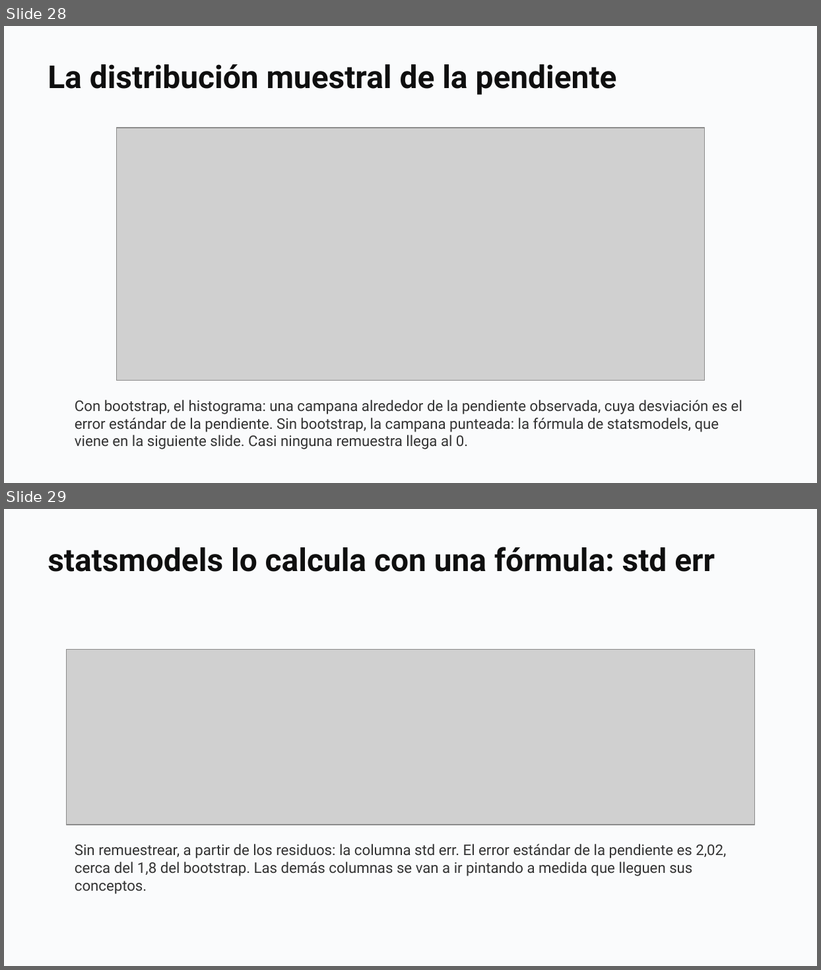
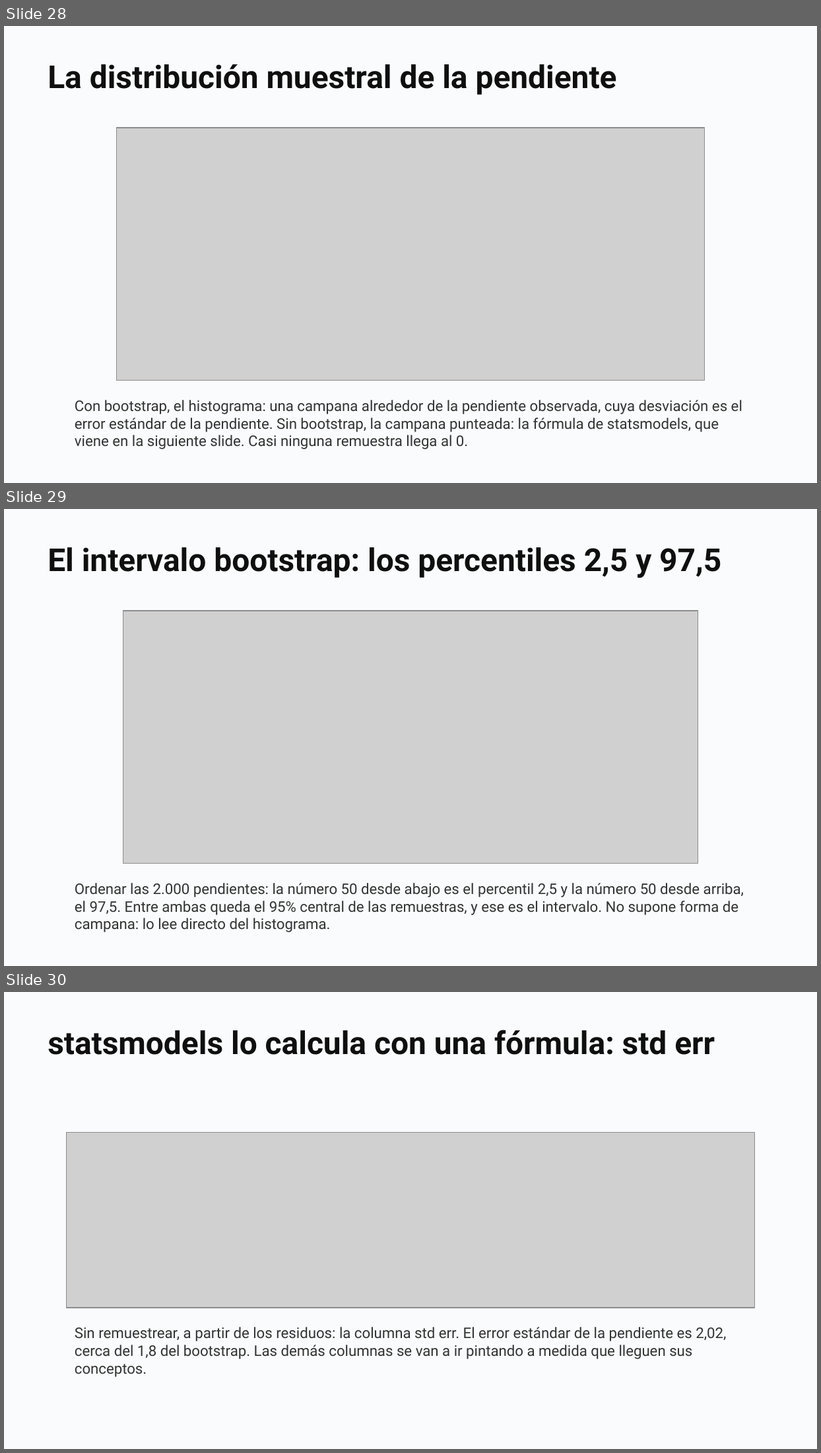
Before and after one commit to daniopitz/diplomado-cdd, a slide deck: presentaciones/clase05_probabilidad_inferencia.pptx. Shown one above the other, each under a label of ours: slides 28 and 29 before the commit, slides 28, 29 and 30 after it. The pictures are 821x970 and 821x1453 pixels, drawn with LibreOffice and Linux fonts; fonts in the diff are those of the drawing; grey boxes stand for pictures. Boxes give left, top, right and bottom in pixels: in the first picture for what was removed or moved away, otherwise in the second. Text is boxed around its words. In the diff, an @@ line names an element or a change of style, - is before the commit and + after.

```diff
--- a/presentaciones/clase05_probabilidad_inferencia.pptx
+++ b/presentaciones/clase05_probabilidad_inferencia.pptx
@@ slide 29 added at box(4, 509, 817, 966), background #FFFFFF @@
@@ rectangle added at box(4, 509, 817, 966), fill #FAFBFC @@
@@ text added at box(48, 547, 721, 578), 28 pt, text #0F0F0F, bold @@
+El intervalo bootstrap: los percentiles 2,5 y 97,5
@@ picture added at box(123, 611, 698, 863) @@
@@ text added at box(75, 883, 744, 932), 13 pt, text #333333 @@
+Ordenar las 2.000 pendientes: la número 50 desde abajo es el percentil 2,5 y la número 50 desde arriba, el 97,5. Entre ambas queda el 95% central de las remuestras, y ese es el intervalo. No supone forma de campana: lo lee directo del histograma.
@@ what was slide 29 is now slide 30 @@
```
Also in this commit, not shown: 2 slides changed, 3 other files.
